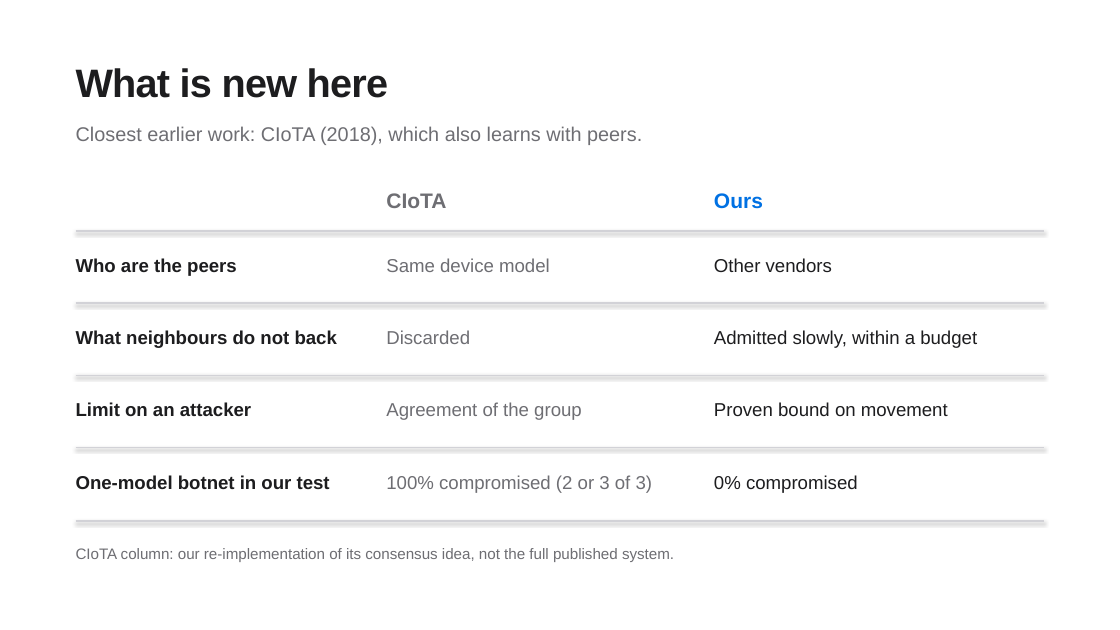
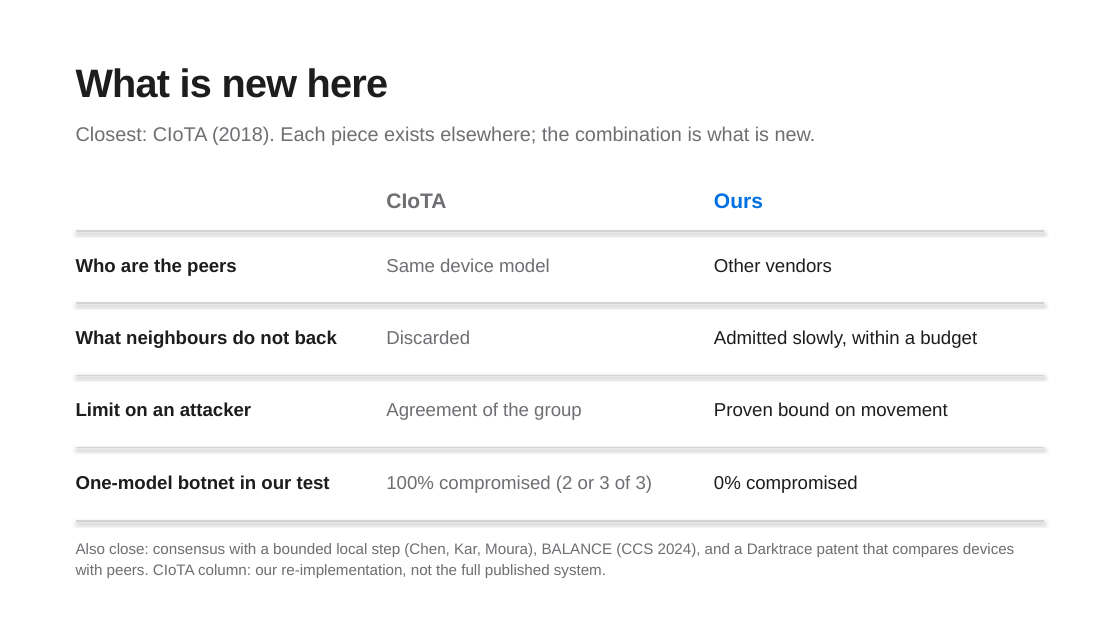
Before and after one commit to IOT-snu/brainstorming, a slide deck: slide 6 of G04_FOA_Final.pptx. Drawn at 1120x630 pixels with LibreOffice and Linux fonts; fonts in the diff are those of the drawing. Boxes give left, top, right and bottom in pixels: in the first picture for what was removed or moved away, otherwise in the second. Text is boxed around its words. In the diff, an @@ line names an element or a change of style, - is before the commit and + after.

```diff
--- a/G04_FOA_Final.pptx
+++ b/G04_FOA_Final.pptx
@@ text at (76, 126, 816, 145): text changed @@
-Closest earlier work: CIoTA (2018), which also learns with peers.
+Closest: CIoTA (2018). Each piece exists elsewhere; the combination is what is new.
@@ text at (76, 543, 1014, 578): text changed @@
-CIoTA column: our re-implementation of its consensus idea, not the full published system.
+Also close: consensus with a bounded local step (Chen, Kar, Moura), BALANCE (CCS 2024), and a Darktrace patent that compares devices with peers. CIoTA column: our re-implementation, not the full published system.
```
Also in this commit, not shown: 9 other slides changed, 3 slides added, 5 other files.
